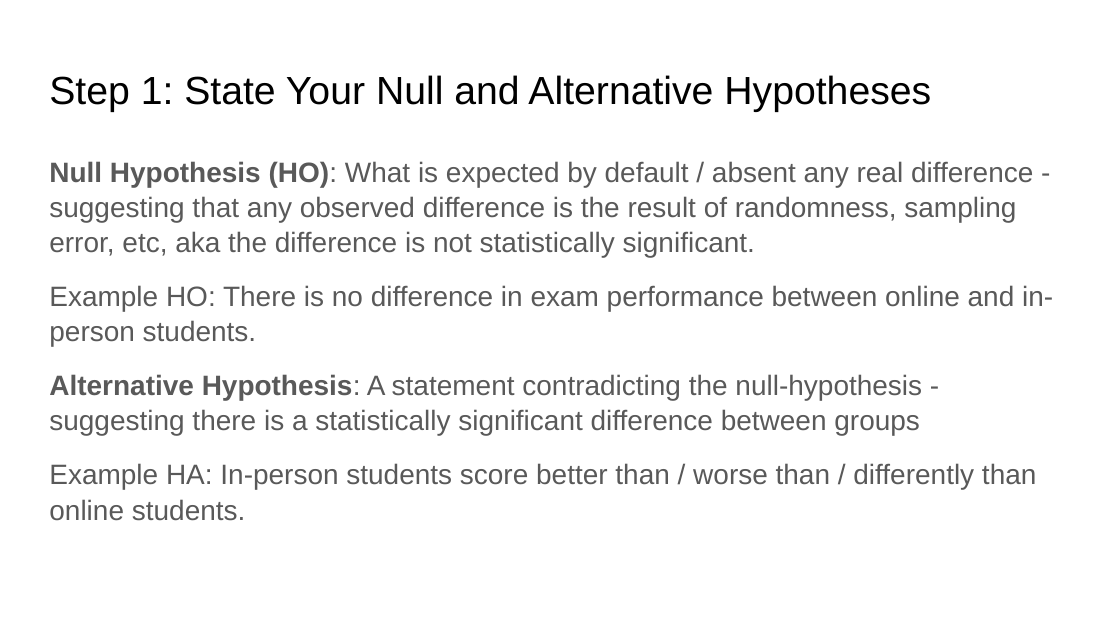
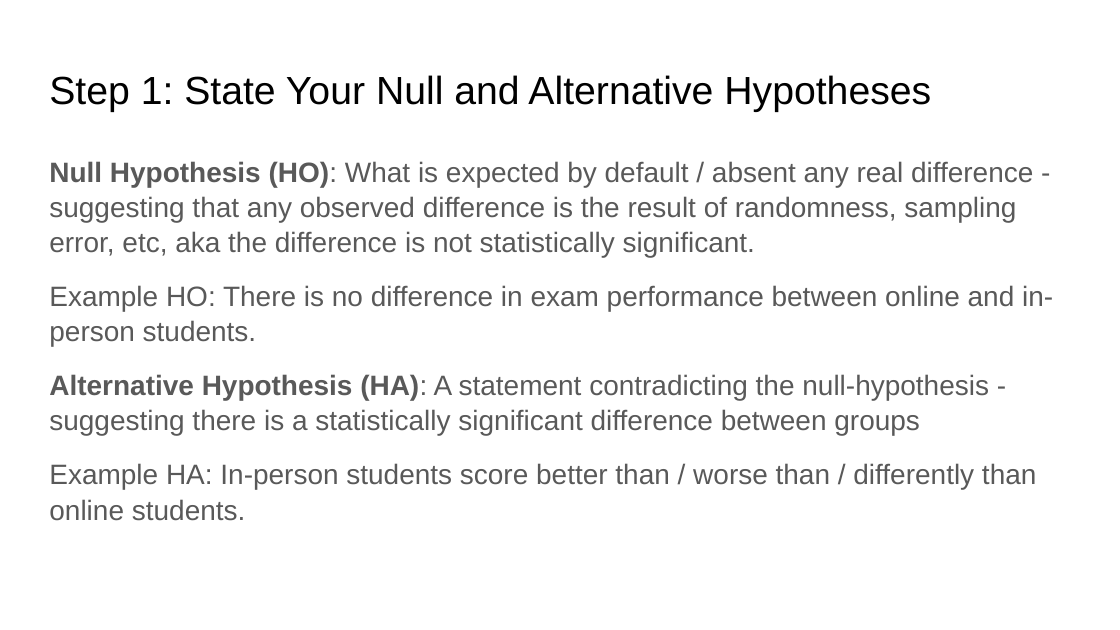
Before and after one commit to rjwrobel86/Python4Statistics, a slide deck: slide 11 of Non-Python Stats Stuff/Slides/Hypothesis Testing.pptx. Drawn at 1120x630 pixels with LibreOffice and Linux fonts; fonts in the diff are those of the drawing. Boxes give left, top, right and bottom in pixels: in the first picture for what was removed or moved away, otherwise in the second. Text is boxed around its words. In the diff, an @@ line names an element or a change of style, - is before the commit and + after.

```diff
--- a/Non-Python Stats Stuff/Slides/Hypothesis Testing.pptx
+++ b/Non-Python Stats Stuff/Slides/Hypothesis Testing.pptx
@@ text at (49,374,989,436): text changed @@
-Alternative Hypothesis: A statement contradicting the null-hypothesis - suggesting there is a statistically significant difference between groups
+Alternative Hypothesis (HA): A statement contradicting the null-hypothesis - suggesting there is a statistically significant difference between groups
```
Also in this commit, not shown: 14 other slides changed, 7 slides added, 27 other files.
